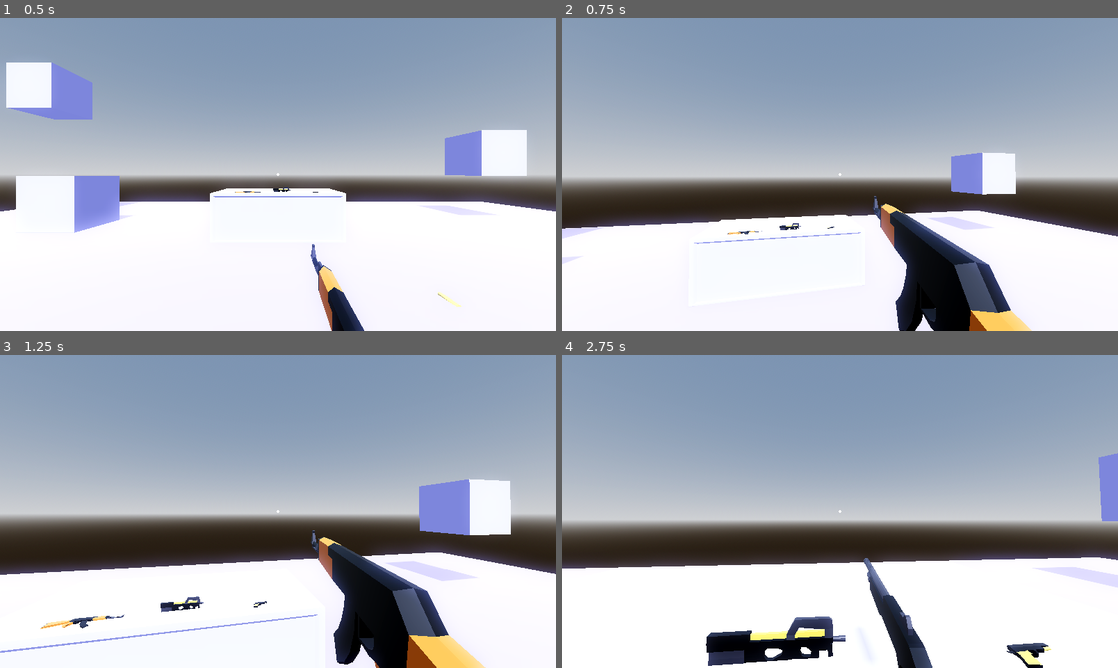
Above: before the commit, frames 1-4 (two rows, left to right).
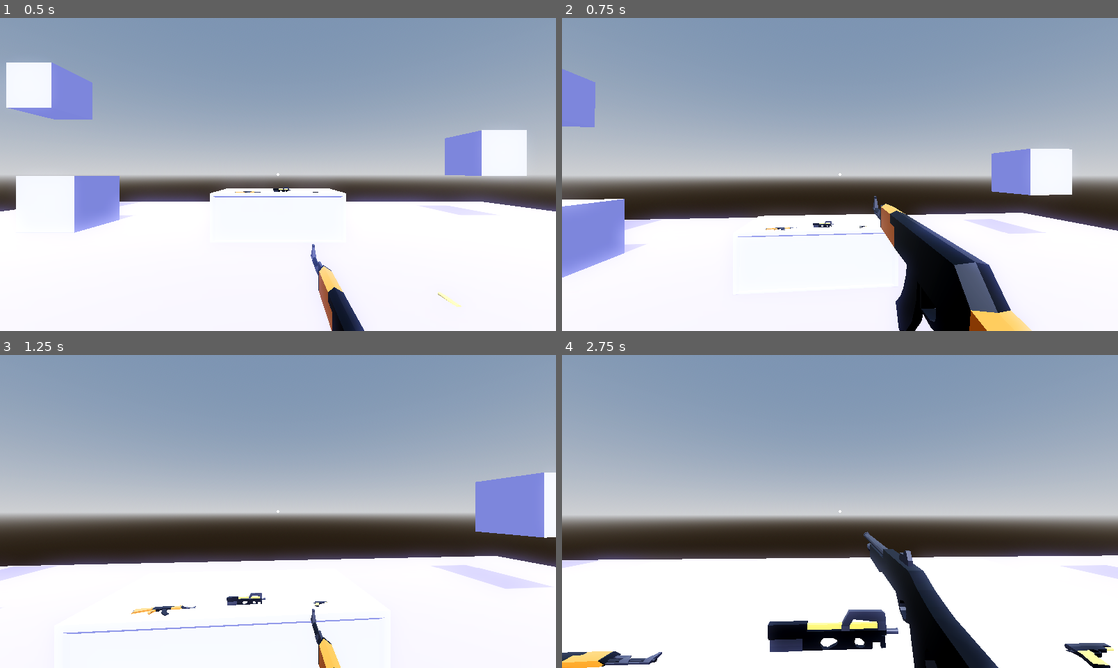
Above: after the commit, the same moments.

Repository: Dragon20C/Modular-Weapon-System-2
Game: Godot game, scene res://Data/Scenes/main.tscn
Two runs of this game, one before a commit and one after it. Both use one fixed random seed, a clock stepped at 60 frames per second and the inputs below.
Inputs (mouse positions are in pixels of both pictures, inside the frame that each line leads up to):
- Up to frame 1 (0.5 s): no input
- Up to frame 2 (0.75 s): tap Enter (ui_accept) at 0.5 s; move the mouse to (867, 174) at 0.52 s; hold W (forward) from 0.53 s (still down); hold Mouse wheel down (scroll_down) from 0.53 s (still down)
- Up to frame 3 (1.25 s): keep holding W (forward); keep holding Mouse wheel down (scroll_down); tap Enter (ui_accept) at 0.77 s; tap Mouse wheel up (scroll_up) at 0.8 s
- Up to frame 4 (2.75 s): keep holding W (forward); move the mouse to (812, 511) at 1.27 s; release Mouse wheel down (scroll_down) at 1.28 s; tap Mouse wheel up (scroll_up) at 1.35 s; tap Enter (ui_accept) at 1.52 s; tap Mouse wheel down (scroll_down) at 1.55 s; move the mouse to (851, 505) at 2.02 s; hold Mouse wheel up (scroll_up) from 2.03 s (still down); tap E (e_key) at 2.1 s

Frame 1 is identical in both runs. In frame 2, 8.7% of the frame differs, in the area x 0-100%, y 16-83%; in frame 3, 15%; in frame 4, 17%, in the area x 0-100%, y 31-100%.

Commit message:
Added a halo type of view bobbing, to me it feels way better then the one I was using before.

Diff:
--- a/Data/ObjectData/Weapon Resources/1911.tres
+++ b/Data/ObjectData/Weapon Resources/1911.tres
@@ -7,6 +7,7 @@
 [resource]
 script = ExtResource("1_plf8h")
 action_type = "Semi-automatic"
+Shotgun_Spread = 0.0
 Ammo_Capacity = 26
 Magazine_Max = 12
 RPM = 600.0
--- a/Data/ObjectData/Weapon Resources/AK47.tres
+++ b/Data/ObjectData/Weapon Resources/AK47.tres
@@ -7,6 +7,7 @@
 [resource]
 script = ExtResource("3_5vsbw")
 action_type = "Automatic"
+Shotgun_Spread = 0.0
 Ammo_Capacity = 100
 Magazine_Max = 30
 RPM = 600.0
--- a/Data/ObjectData/Weapon Resources/P90.tres
+++ b/Data/ObjectData/Weapon Resources/P90.tres
@@ -7,6 +7,7 @@
 [resource]
 script = ExtResource("1_xdw3y")
 action_type = "Automatic"
+Shotgun_Spread = 0.0
 Ammo_Capacity = 100
 Magazine_Max = 50
 RPM = 800.0
--- a/Data/Player/player.tscn
+++ b/Data/Player/player.tscn
@@ -141,6 +141,7 @@
 
 [node name="Player" type="CharacterBody3D" node_paths=PackedStringArray("Head", "CameraSocket")]
 script = ExtResource("1_i23ep")
+sensitivity = 0.001
 Head = NodePath("Head")
 CameraSocket = NodePath("Head/CameraSocket")
 
@@ -185,33 +186,36 @@
 transform = Transform3D(1, 0, 0, 0, 1, 0, 0, 0, 1, 0, 1, 0)
 shape = SubResource("CapsuleShape3D_vkl1l")
 
-[node name="MotionNode" type="Node" parent="." node_paths=PackedStringArray("Camera", "Marker", "Player", "feet_audio_player", "ViewModel")]
-script = ExtResource("2_la1cq")
-Camera = NodePath("../Head/CameraSocket/Camera3D")
-Marker = NodePath("../Head/CameraSocket/Marker3D")
-Player = NodePath("..")
-feet_audio_player = NodePath("../FeetAudioEmitter")
-footstep_sounds = Array[AudioStreamWAV]([ExtResource("3_72fb8"), ExtResource("4_ra888"), ExtResource("5_y5t60")])
-ViewModel = NodePath("../Head/CameraSocket/Camera3D/Offset/ViewBob")
-
 [node name="FeetAudioEmitter" type="AudioStreamPlayer3D" parent="."]
 
 [node name="WeaponTimer" type="Timer" parent="."]
 one_shot = true
 
-[node name="InteractionManager" type="Node" parent="." node_paths=PackedStringArray("Raycast")]
-script = ExtResource("6_2u70x")
-Raycast = NodePath("../Head/CameraSocket/Camera3D/Raycaster")
-
 [node name="UI" parent="." instance=ExtResource("11_lf5ri")]
 
-[node name="PlayerWeaponManager" type="Node" parent="." node_paths=PackedStringArray("Weapon_Timer", "View_Node", "View_Animator", "Audio_Emitter")]
+[node name="Systems" type="Node" parent="."]
+
+[node name="PlayerWeaponManager" type="Node" parent="Systems" node_paths=PackedStringArray("Weapon_Timer", "View_Node", "View_Animator", "Audio_Emitter")]
 script = ExtResource("8_ab0e1")
-Weapon_Timer = NodePath("../WeaponTimer")
-View_Node = NodePath("../Head/CameraSocket/Camera3D/Offset/ViewBob/View")
-View_Animator = NodePath("../Head/CameraSocket/Camera3D/Animator")
-Audio_Emitter = NodePath("../Head/CameraSocket/Camera3D/WeaponAudioPlayer")
+Weapon_Timer = NodePath("../../WeaponTimer")
+View_Node = NodePath("../../Head/CameraSocket/Camera3D/Offset/ViewBob/View")
+View_Animator = NodePath("../../Head/CameraSocket/Camera3D/Animator")
+Audio_Emitter = NodePath("../../Head/CameraSocket/Camera3D/WeaponAudioPlayer")
 Object_Data = {
 "AK47": ExtResource("9_p1p4r"),
 "Remington": ExtResource("10_atsgn")
 }
+
+[node name="InteractionManager" type="Node" parent="Systems" node_paths=PackedStringArray("Raycast")]
+script = ExtResource("6_2u70x")
+Raycast = NodePath("../../Head/CameraSocket/Camera3D/Raycaster")
+
+[node name="MotionNode" type="Node" parent="Systems" node_paths=PackedStringArray("Camera", "Marker", "Player", "feet_audio_player", "ViewModel")]
+script = ExtResource("2_la1cq")
+Camera = NodePath("../../Head/CameraSocket/Camera3D")
+Marker = NodePath("../../Head/CameraSocket/Marker3D")
+Player = NodePath("../..")
+feet_audio_player = NodePath("../../FeetAudioEmitter")
+footstep_sounds = Array[AudioStreamWAV]([ExtResource("3_72fb8"), ExtResource("4_ra888"), ExtResource("5_y5t60")])
+ViewModel = NodePath("../../Head/CameraSocket/Camera3D/Offset/ViewBob")
+enable_halo_bob = true
--- a/Data/System/MotionSystem/Motion.gd
+++ b/Data/System/MotionSystem/Motion.gd
@@ -23,6 +23,12 @@
 var effect_speed : float = 1.2
 var effect_vertical : float = 0.02
 var effect_hoizontal : float = 0.01
+@export_group("View bobbing Halo style")
+@export var enable_halo_bob : bool = false
+@export var halo_speed : float = 1.2
+@export var halo_vertical : float = 0.02
+@export var halo_horizontal : float = 0.01
+
 
 var time : float = 0.0
 
@@ -32,12 +38,25 @@
 		if Player.velocity.length() > 0 and Player.is_on_floor():
 			time += delta * Player.velocity.length()
 			Camera.transform.origin = Camera.transform.origin.lerp(Motion(),15 * delta)
-			ViewModel.transform.origin = ViewModel.transform.origin.lerp(ViewMotion(),15 * delta)
+			ViewModel.transform.origin = ViewModel.transform.origin.lerp(Choose_Type(),15 * delta)
 			if enable_stab:
 				Camera.look_at(Marker.global_position)
 		else:
 			RestartPosition(delta)
 
+func Choose_Type():
+	if enable_halo_bob:
+		return HaloViewMotion()
+	else:
+		return ViewMotion()
+
+func HaloViewMotion() -> Vector3:
+	var pos = Vector3.ZERO
+	pos.y = -abs(sin(time * halo_speed) * halo_vertical)
+	pos.x = sin(time * halo_speed) * halo_horizontal
+
+
+	return pos
 
 func ViewMotion() -> Vector3:
 	var Pos = Vector3.ZERO
@@ -69,7 +88,7 @@
 	if y_value < 0 and !stepped:
 		PlayFootStepSound()
 		stepped = true
-	elif y_value >0 and stepped:
+	elif y_value > 0 and stepped:
 		stepped = false
 
 func PlayFootStepSound():
--- a/Data/System/Weapon System/BaseClasses/WeaponSystem.gd
+++ b/Data/System/Weapon System/BaseClasses/WeaponSystem.gd
@@ -27,11 +27,11 @@
 		State = States.Disabled
 
 func SwitchInput(event):
-	if event.is_action_pressed("scroll_up") and State == States.Running:
+	if event.is_action_pressed("scroll_up") and !Current_Item.Busy:
 		Current_Index = min(Current_Index+1,Weapons.size()-1)
 		Switch_Item(Weapons[Current_Index])
 
-	elif event.is_action_pressed("scroll_down") and State == States.Running:
+	elif event.is_action_pressed("scroll_down") and !Current_Item.Busy:
 		Current_Index = max(Current_Index-1,0)
 		Switch_Item(Weapons[Current_Index])
 
